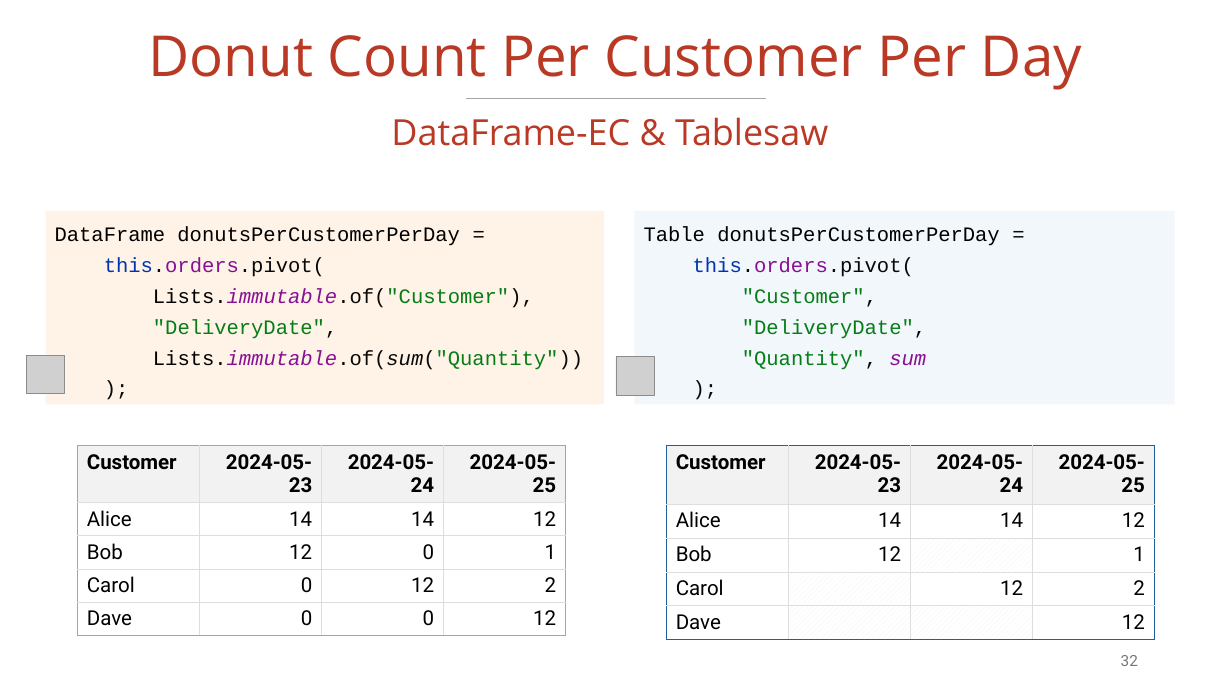
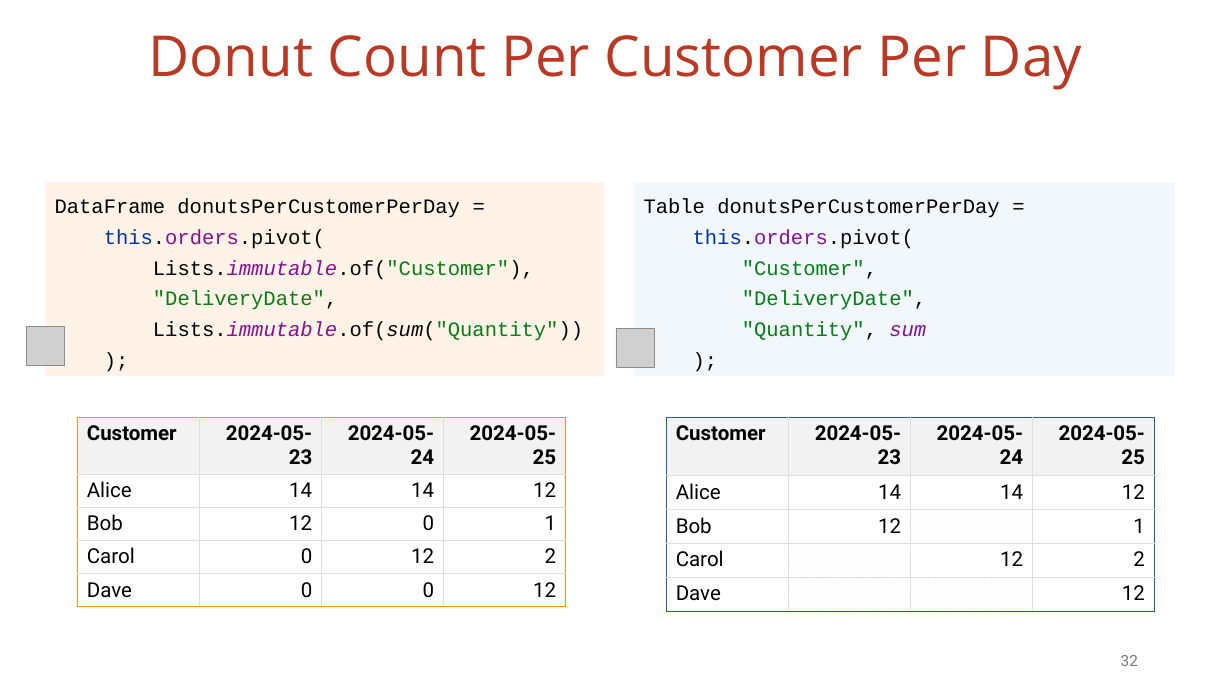
Before and after one commit to vmzakharov/missing-dataframe-talk, a slide deck: slide 32 of presentation/Missing_Dataframe_Short.pptx. Drawn at 1232x693 pixels with LibreOffice and Linux fonts; fonts in the diff are those of the drawing; grey boxes stand for pictures. Boxes give left, top, right and bottom in pixels: in the first picture for what was removed or moved away, otherwise in the second. Text is boxed around its words. In the diff, an @@ line names an element or a change of style, - is before the commit and + after.

```diff
--- a/presentation/Missing_Dataframe_Short.pptx
+++ b/presentation/Missing_Dataframe_Short.pptx
@@ text removed at box(391, 117, 828, 146) @@
-DataFrame-EC & Tablesaw
@@ line removed from (466, 99) to (766, 99) @@
@@ 2 pictures, 2 tables, 2 rectangles: place and size @@
-2 pictures, 2 tables, 2 rectangles at box(26, 211, 1176, 634)
+2 pictures, 2 tables, 2 rectangles at box(26, 182, 1176, 605)
```
Also in this commit, not shown: 7 other slides changed, 1 slide added, 1 other file.
